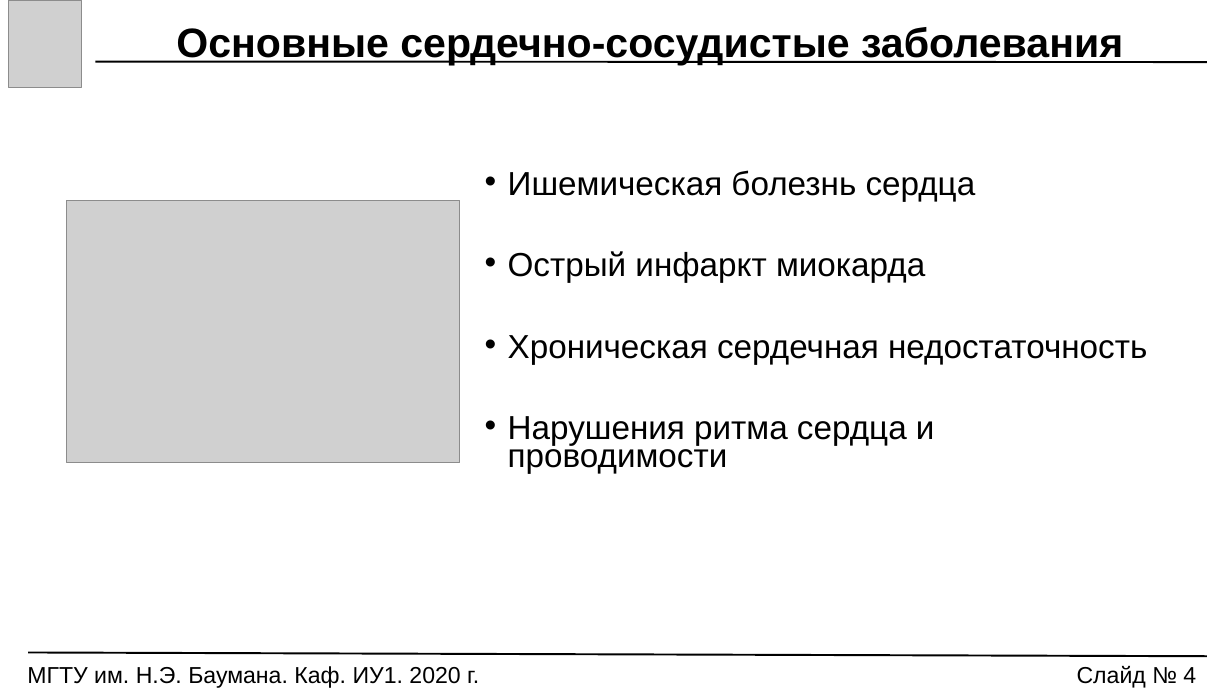
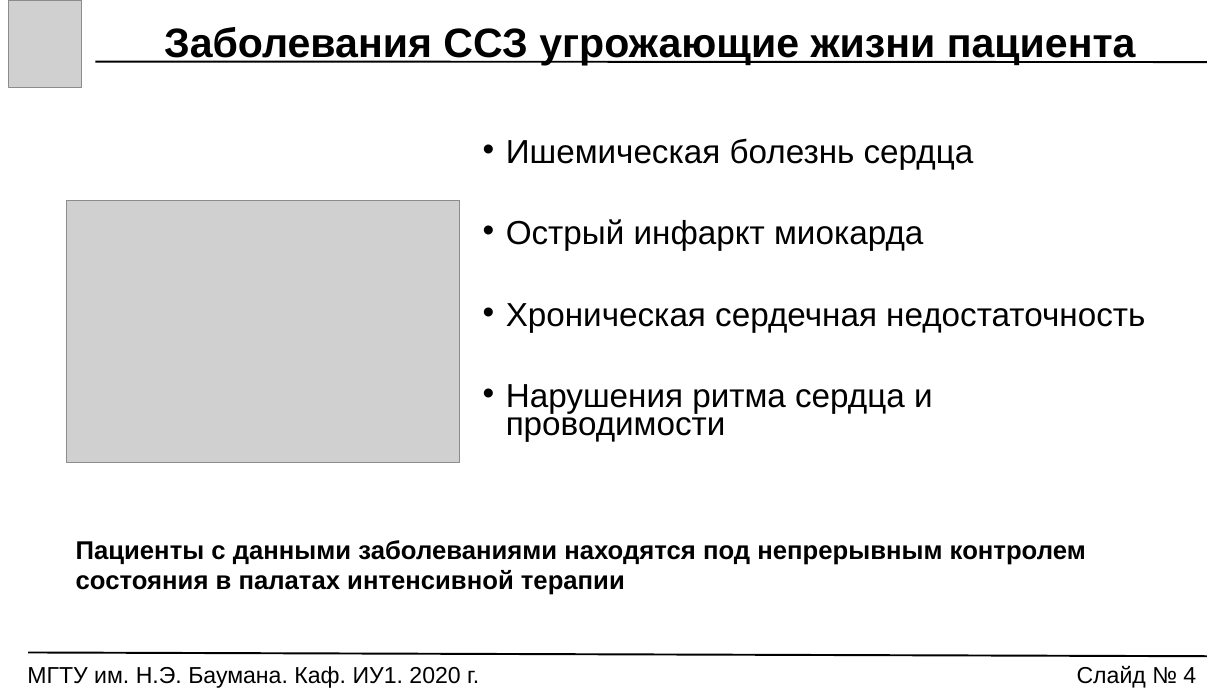
Before and after one commit to Markus85666/Graduation-Qualification-Work, a slide deck: slide 4 of РЕЧЬ_ПРЕЗЕНТАЦИЯ/VKR_Prezentatsia.pptx. Drawn at 1232x693 pixels with LibreOffice and Linux fonts; fonts in the diff are those of the drawing; grey boxes stand for pictures. Boxes give left, top, right and bottom in pixels: in the first picture for what was removed or moved away, otherwise in the second. Text is boxed around its words. In the diff, an @@ line names an element or a change of style, - is before the commit and + after.

```diff
--- a/РЕЧЬ_ПРЕЗЕНТАЦИЯ/VKR_Prezentatsia.pptx
+++ b/РЕЧЬ_ПРЕЗЕНТАЦИЯ/VKR_Prezentatsia.pptx
@@ text at box(164, 27, 1136, 65): text changed @@
-Основные сердечно-сосудистые заболевания
+Заболевания ССЗ угрожающие жизни пациента
@@ text "Ишемическая болезнь сердца": place and size @@
-text "Ишемическая болезнь сердца" at box(508, 170, 1147, 474)
+text "Ишемическая болезнь сердца" at box(506, 138, 1145, 442)
@@ text added at box(76, 540, 1086, 595), 20 pt, text #000000, bold @@
+Пациенты с данными заболеваниями находятся под непрерывным контролем состояния в палатах интенсивной терапии
```
Also in this commit, not shown: 12 other slides changed, 9 slides added, 16 other files.
